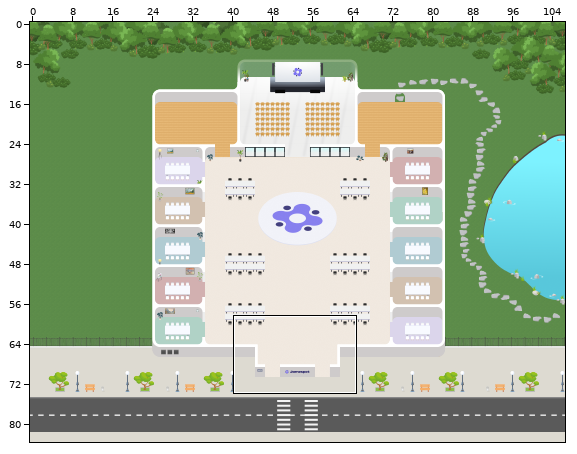
A Tiled map (JSON) gets an edit: 2026-new-Jland/new-jland-2026.tmj. The picture above shows the old version from afar; the outline marks the close-up.
Close-up. Old version:
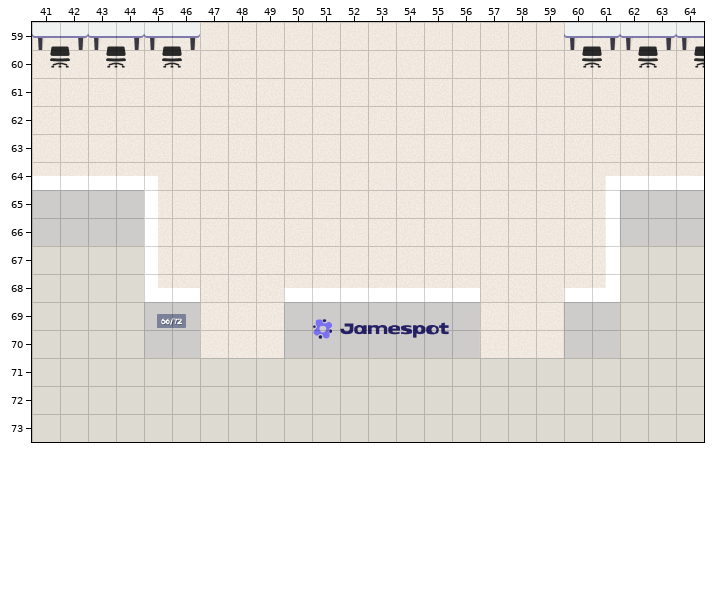
Cells are 32x32 px. Shown: x 41..64, y 59..73. The commit also changed other parts of the map, which this record leaves out. Tiles whose own drawing changed are shown in their newer look in all pictures.
Now the later version:
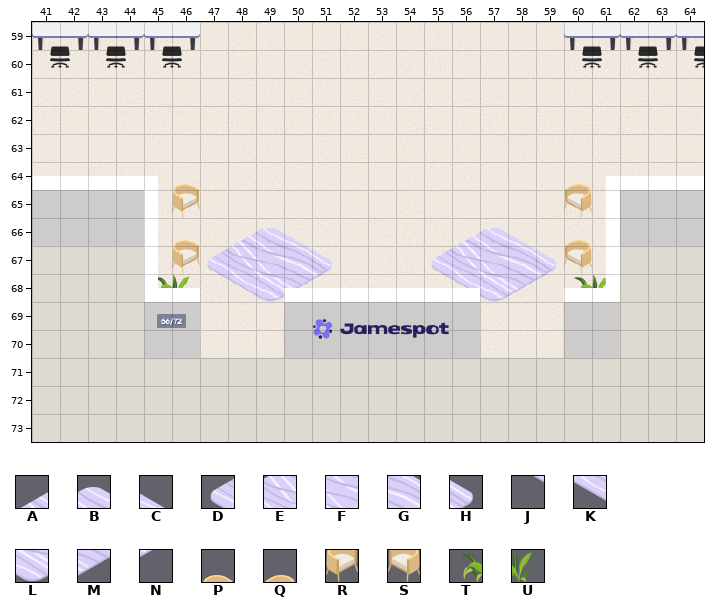
Key: from "Misc": A 141, B 142, C 143, D 180, E 181, F 182, G 183, H 184, J 220, K 221, L 222, M 223, N 224, P 452, Q 452 flipped left-right, R 492, S 492 flipped left-right, T 692, U 693.
_ is an empty cell.
Difference:
{"where": "layer \"Misc Down\""}
{"y":64,"x":46,"old":"_","new":"P"}
{"y":64,"x":60,"old":"_","new":"Q"}
{"y":65,"x":46,"old":"_","new":"R"}
{"y":65,"x":60,"old":"_","new":"S"}
{"y":66,"x":46,"old":"_","new":"P"}
{"y":66,"x":48,"old":"___","new":"ABC"}
{"y":66,"x":56,"old":"___","new":"ABC"}
{"y":66,"x":60,"old":"_","new":"Q"}
{"y":67,"x":46,"old":"______","new":"RDEFGH"}
{"y":67,"x":55,"old":"______","new":"DEFGHS"}
{"y":68,"x":45,"old":"_______","new":"TUJKLMN"}
{"y":68,"x":55,"old":"_______","new":"JKLMNTU"}
{"label":"added","picture_box":[158,184,332,301]}
{"label":"added","picture_box":[431,184,606,301]}
